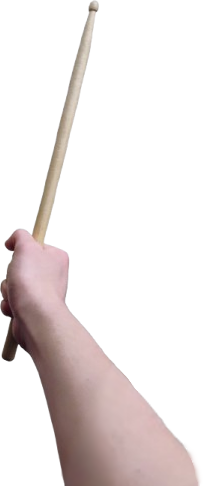
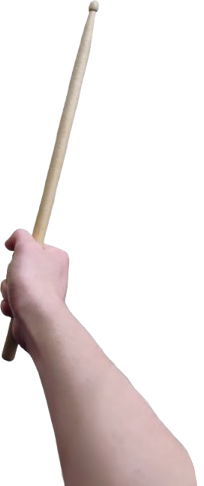
Revision of a layered 204 x 486 image; what changed, layer by layer:
painted on "tex_item_drumstick.png" over [left=149, top=403, right=202, bottom=486]
